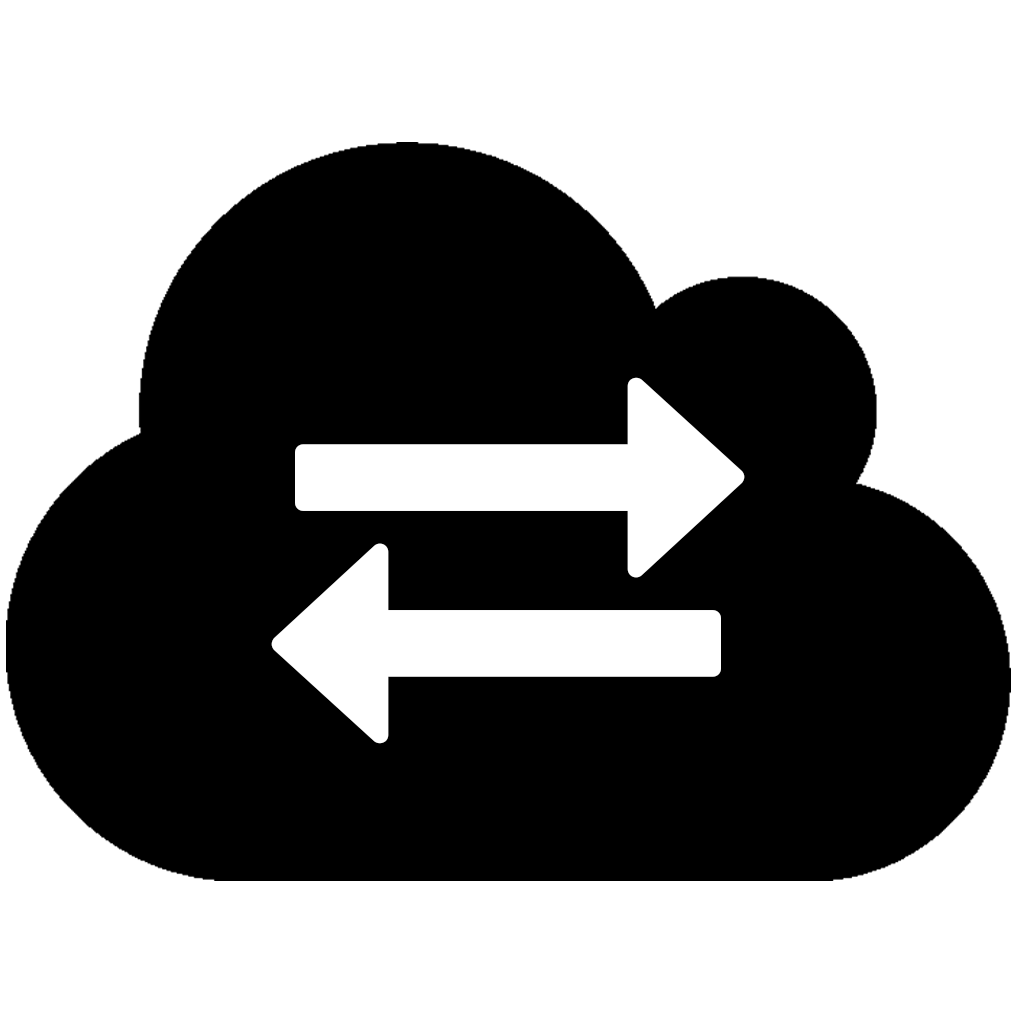
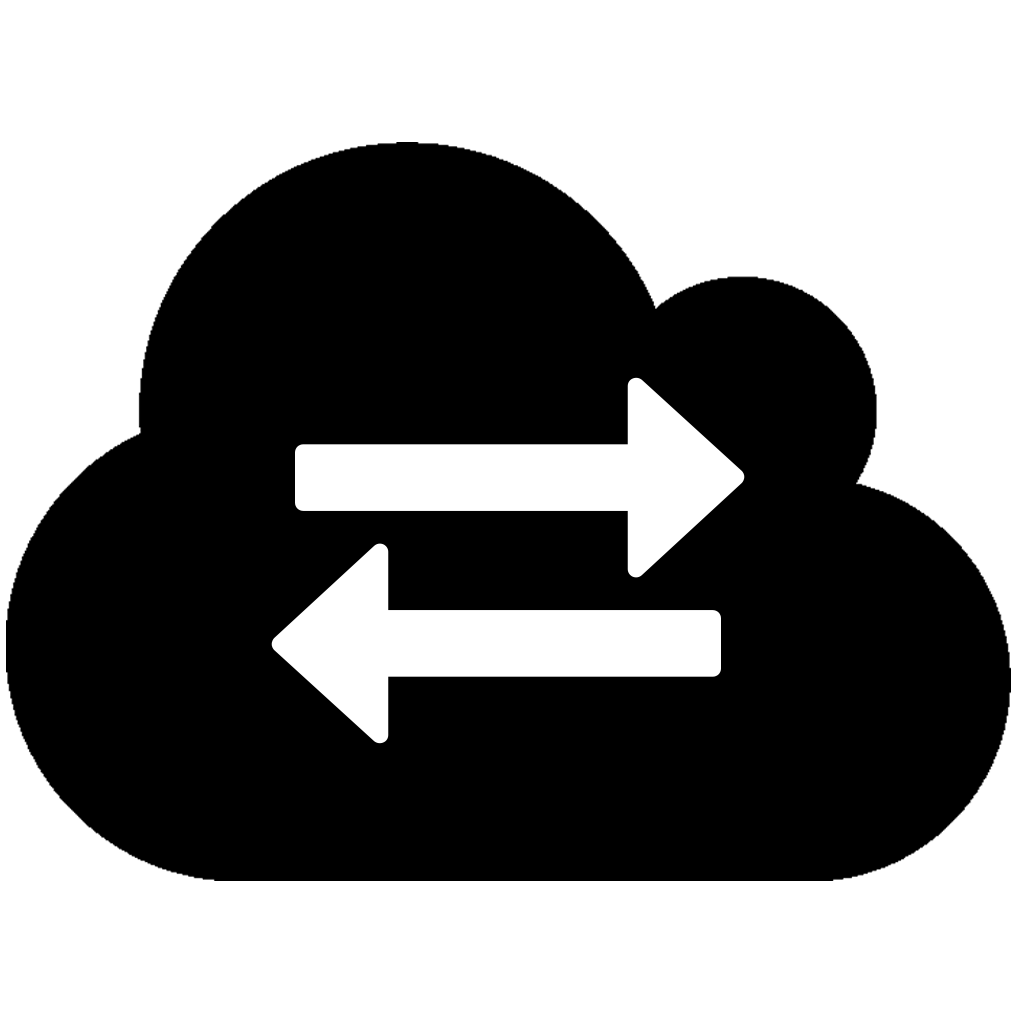
Before/after of a 1024×1024 layered artwork. What changed in the layer stack:
removed layer "copy" over [271, 543, 721, 744]
removed layer (unnamed layer) (1st of 2) over [295, 377, 745, 578]
painted on (unnamed layer) over [271, 377, 745, 744]
